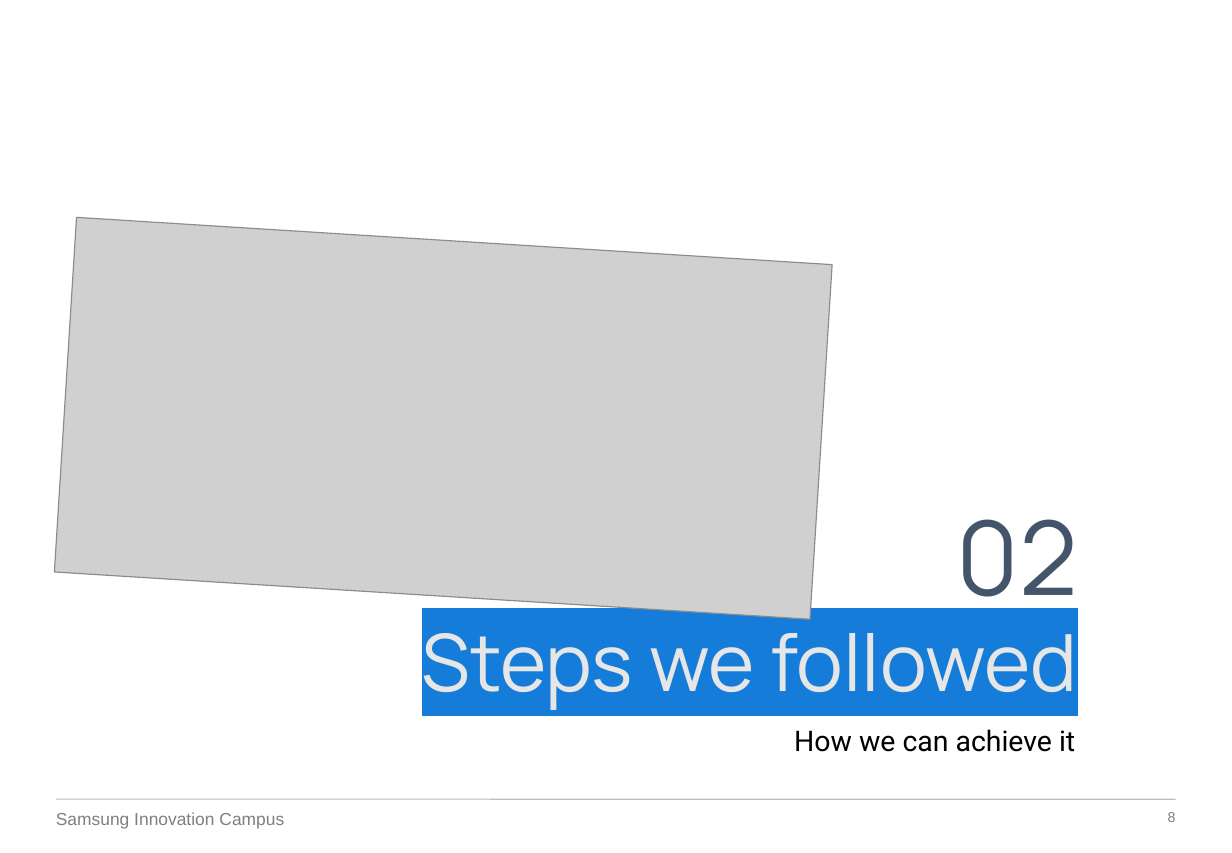
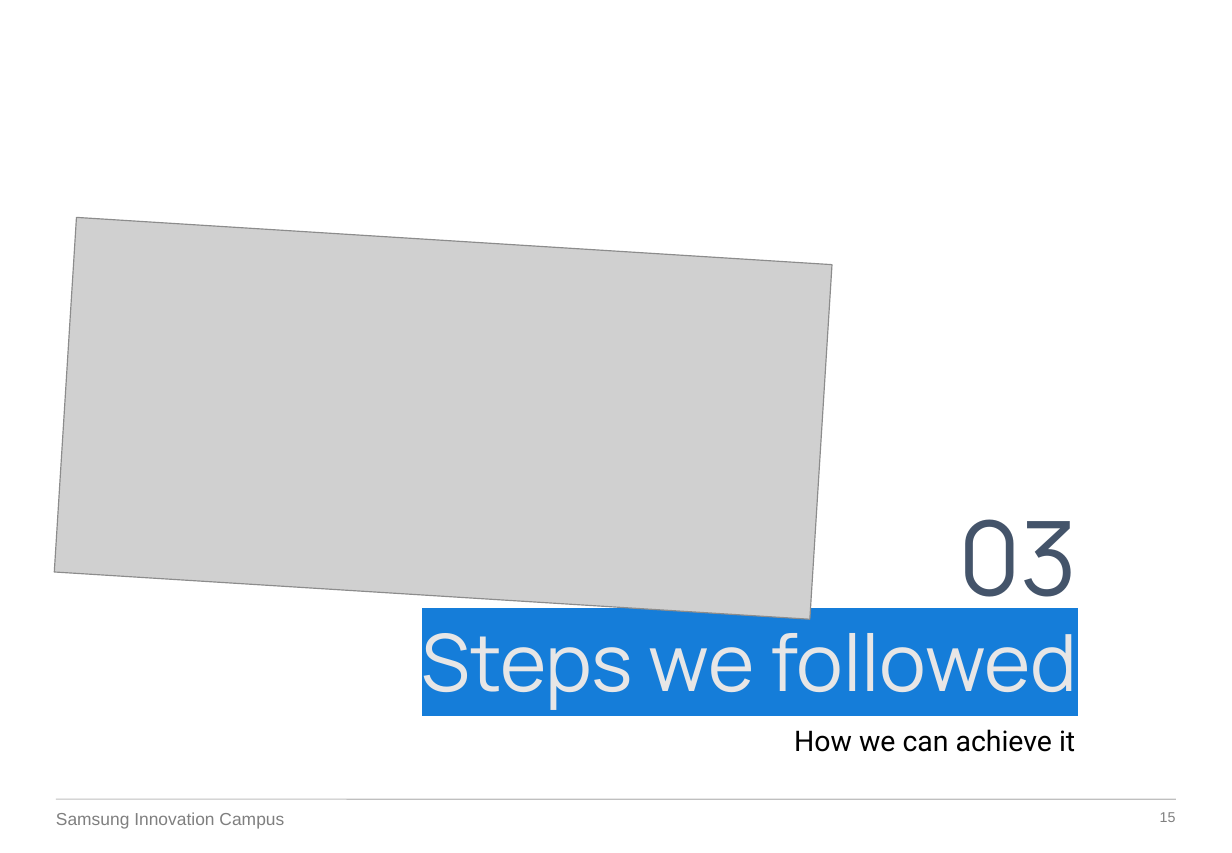
Before and after one commit to IinjyI/Airlines-Customer-Satisfaction, a slide deck: slide 15 of presentation.pptx (slide 8 before the commit). Drawn at 1232x853 pixels with LibreOffice and Linux fonts; fonts in the diff are those of the drawing; grey boxes stand for pictures; background and template pictures are left out. Boxes give left, top, right and bottom in pixels: in the first picture for what was removed or moved away, otherwise in the second. Text is boxed around its words. In the diff, an @@ line names an element or a change of style, - is before the commit and + after.

```diff
--- a/presentation.pptx
+++ b/presentation.pptx
@@ text at bbox=[958, 519, 1077, 622]: text changed @@
-02
+03
@@ page number at bbox=[1160, 812, 1176, 822]: text changed @@
-8
+15
```
Also in this commit, not shown: 7 other slides changed, 14 slides added, 1 slide removed, 8 other files.
